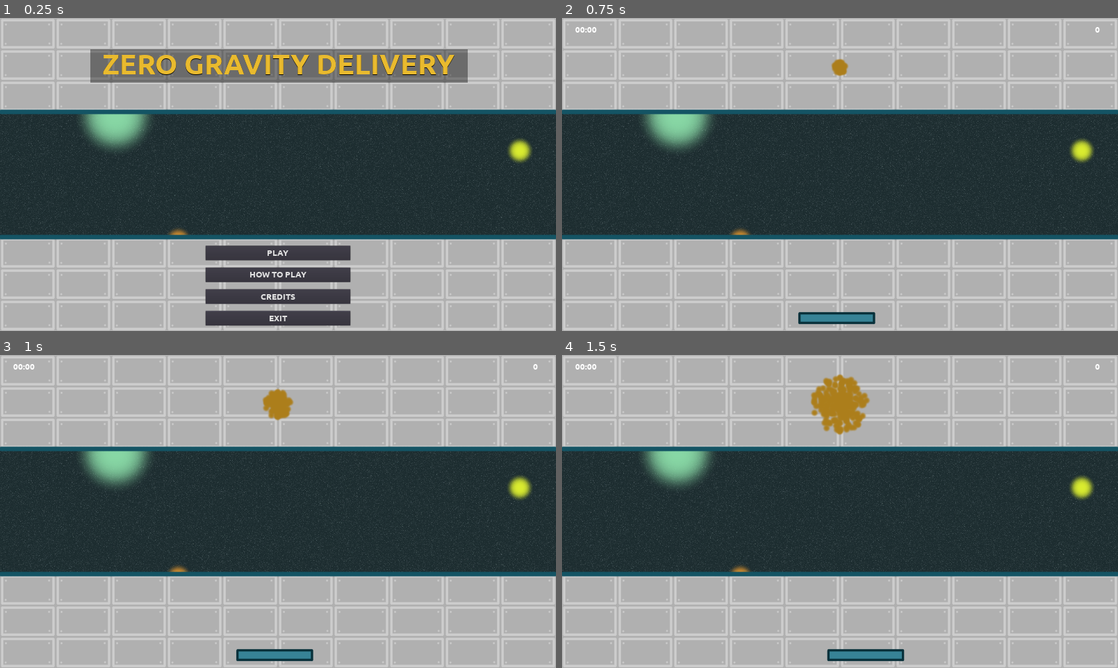
Above: before the commit, frames 1-4 (two rows, left to right).
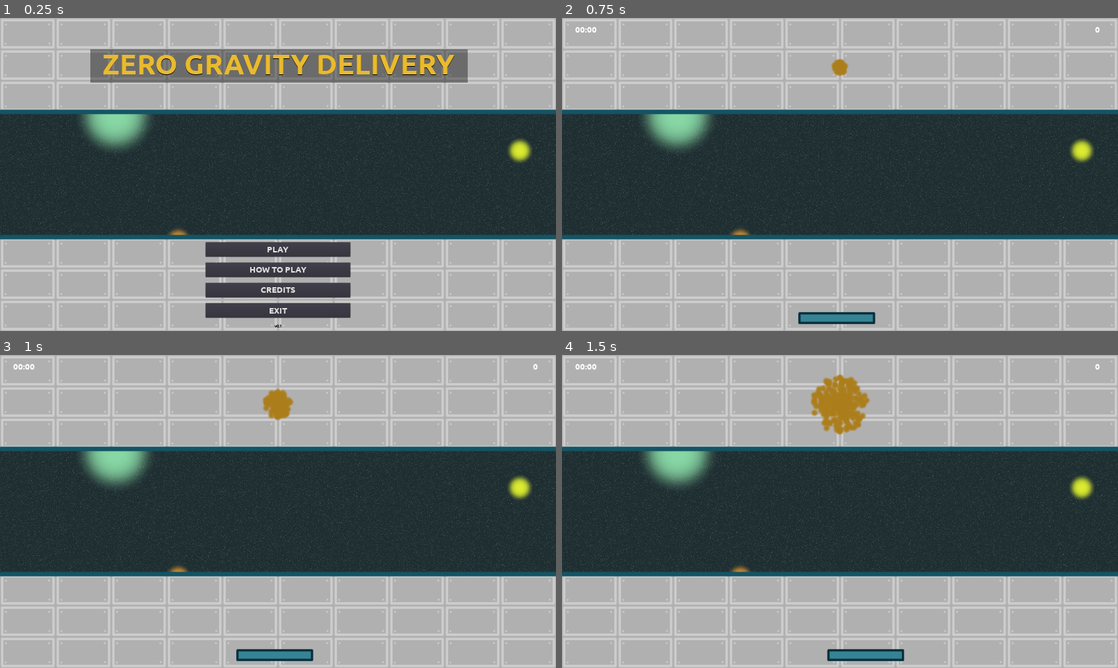
Above: after the commit, the same moments.

Repository: moisesjbc/ludum-dare-53
Game: Godot game, scene res://gui/main_menu/main_menu.tscn
Two runs of this game, one before a commit and one after it. Both use one fixed random seed, a clock stepped at 60 frames per second and the inputs below.
Inputs:
- Up to frame 1 (0.25 s): no input
- Up to frame 2 (0.75 s): click "PLAY" at 0.5 s
- Up to frame 3 (1 s): no input
- Up to frame 4 (1.5 s): tap Enter at 1.25 s; hold Right (ui_right) from 1.28 s (still down)

The runs differ from the first frame. In frame 1, 4.3% of the frame differs, in the area x 36-64%, y 71-99%; in frame 2, nothing differs; in frame 3, nothing differs; in frame 4, nothing differs.

Commit message:
Add title and version to window title and main menu

Diff:
--- a/godot-project/gui/main_menu/main_menu.tscn
+++ b/godot-project/gui/main_menu/main_menu.tscn
@@ -1,8 +1,11 @@
-[gd_scene load_steps=5 format=2]
+[gd_scene load_steps=6 format=2]
 
 [ext_resource path="res://gui/button/button.tscn" type="PackedScene" id=2]
 [ext_resource path="res://gui/main_menu/main_menu.gd" type="Script" id=3]
 [ext_resource path="res://fonts/Ubuntu-B.ttf" type="DynamicFontData" id=4]
+
+[sub_resource type="DynamicFont" id=2]
+font_data = ExtResource( 4 )
 
 [sub_resource type="DynamicFont" id=1]
 size = 100
@@ -21,10 +24,10 @@
 
 [node name="vbox_container" type="VBoxContainer" parent="bottom_container"]
 margin_left = 710.0
-margin_top = 18.0
+margin_top = 6.0
 margin_right = 1210.0
-margin_bottom = 293.0
-custom_constants/separation = 25
+margin_bottom = 305.0
+custom_constants/separation = 20
 
 [node name="play_button" parent="bottom_container/vbox_container" instance=ExtResource( 2 )]
 margin_right = 500.0
@@ -33,25 +36,35 @@
 text = "PLAY"
 
 [node name="how_to_play_button" parent="bottom_container/vbox_container" instance=ExtResource( 2 )]
-margin_top = 75.0
+margin_top = 70.0
 margin_right = 500.0
-margin_bottom = 125.0
+margin_bottom = 120.0
 rect_min_size = Vector2( 500, 50 )
 text = "HOW TO PLAY"
 
 [node name="credits_button" parent="bottom_container/vbox_container" instance=ExtResource( 2 )]
-margin_top = 150.0
+margin_top = 140.0
 margin_right = 500.0
-margin_bottom = 200.0
+margin_bottom = 190.0
 rect_min_size = Vector2( 500, 50 )
 text = "CREDITS"
 
 [node name="exit_button" parent="bottom_container/vbox_container" instance=ExtResource( 2 )]
-margin_top = 225.0
+margin_top = 210.0
 margin_right = 500.0
-margin_bottom = 275.0
+margin_bottom = 260.0
 rect_min_size = Vector2( 500, 50 )
 text = "EXIT"
+
+[node name="version_label" type="Label" parent="bottom_container/vbox_container"]
+margin_top = 280.0
+margin_right = 500.0
+margin_bottom = 299.0
+custom_colors/font_color = Color( 0, 0, 0, 1 )
+custom_fonts/font = SubResource( 2 )
+text = "v0.1"
+align = 1
+valign = 1
 
 [node name="ColorRect" type="ColorRect" parent="."]
 margin_left = 313.0
--- a/godot-project/project.godot
+++ b/godot-project/project.godot
@@ -10,7 +10,7 @@
 
 [application]
 
-config/name="Ludum Dare 53"
+config/name="Zero Gravity Delivery v0.1"
 run/main_scene="res://gui/main_menu/main_menu.tscn"
 config/icon="res://icon.png"
 
